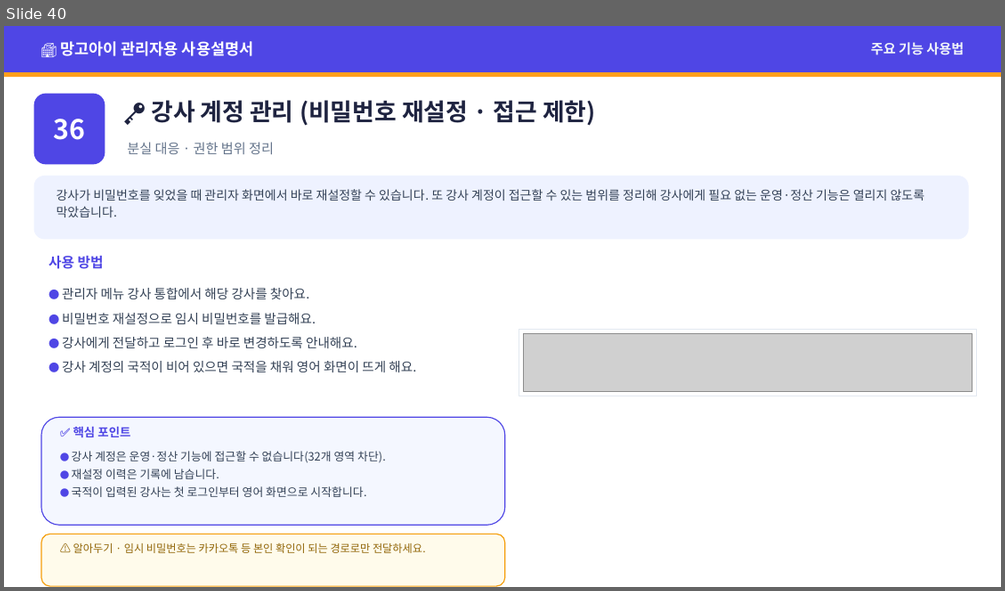
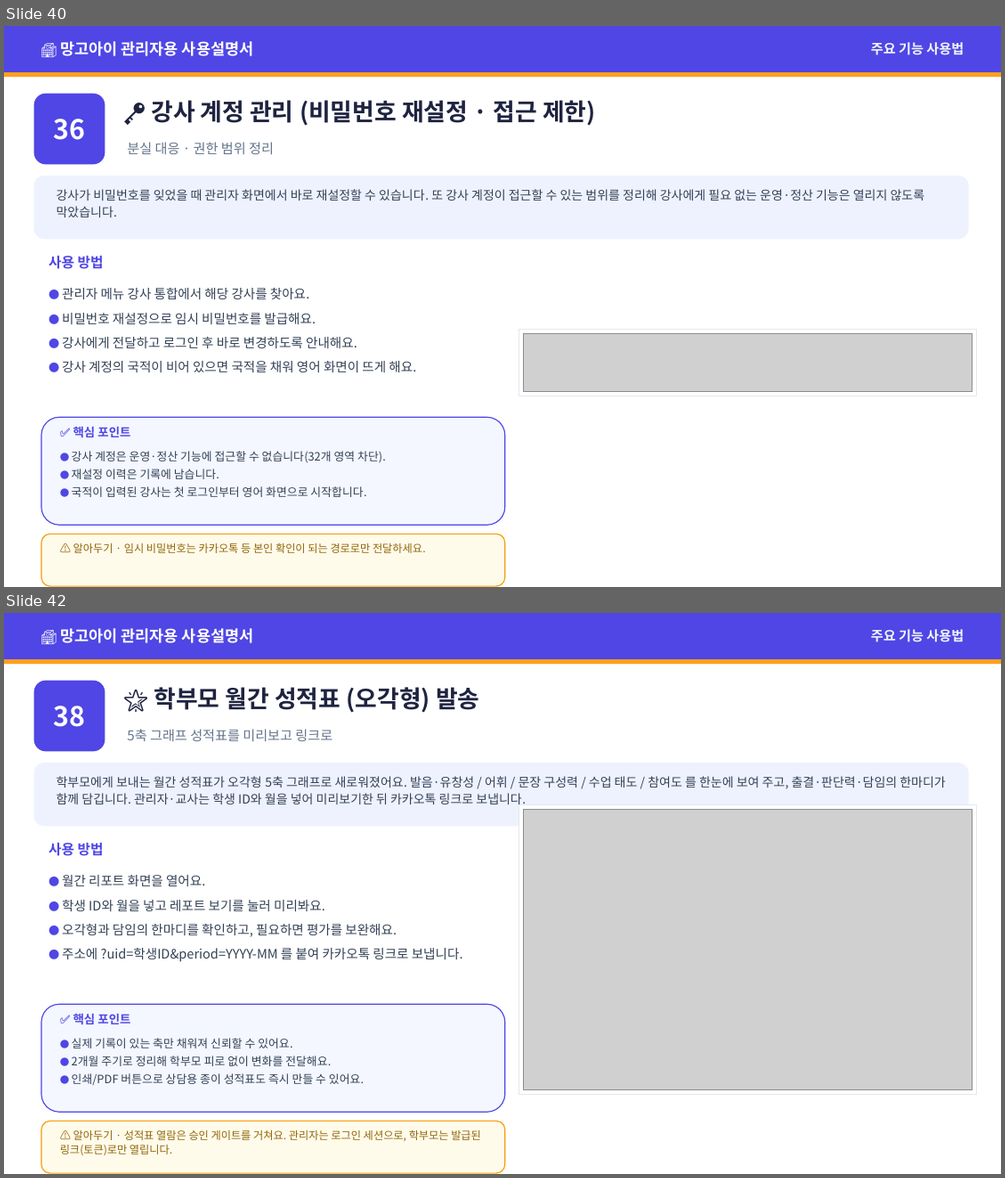
Before and after one commit to navy111p-sudo/mangoiweb, a slide deck: cloudflare-deploy/public/library/admin/admin-kr.pptx. Shown one above the other, each under a label of ours: slide 40 before the commit, slides 40 and 42 after it; the slides between them are not shown. The pictures are 1005x591 and 1005x1178 pixels, drawn with LibreOffice and Linux fonts; fonts in the diff are those of the drawing; grey boxes stand for pictures. Boxes give left, top, right and bottom in pixels: in the first picture for what was removed or moved away, otherwise in the second. Text is boxed around its words. In the diff, an @@ line names an element or a change of style, - is before the commit and + after.

```diff
--- a/cloudflare-deploy/public/library/admin/admin-kr.pptx
+++ b/cloudflare-deploy/public/library/admin/admin-kr.pptx
@@ slide 42 added at (x1=4, y1=613, x2=1001, y2=1174), background #FFFFFF @@
@@ rectangle added at (x1=4, y1=613, x2=1001, y2=659), fill #4F46E5 @@
@@ text added at (x1=60, y1=628, x2=253, y2=643), 15 pt, text #FFFFFF, bold @@
+🏫 망고아이 관리자용 사용설명서
@@ text added at (x1=871, y1=629, x2=963, y2=642), 13 pt, text #F1F5F9, bold @@
+주요 기능 사용법
@@ rectangle added at (x1=4, y1=659, x2=1001, y2=664), fill #FF9F1C @@
@@ rounded rectangle added at (x1=34, y1=681, x2=105, y2=751), fill #4F46E5 @@
@@ text added at (x1=154, y1=687, x2=479, y2=713), 23 pt, text #1E2340, bold @@
+🌟 학부모 월간 성적표 (오각형) 발송
@@ text added at (x1=54, y1=706, x2=86, y2=727), 26 pt, text #FFFFFF, bold @@
+38
@@ text added at (x1=127, y1=729, x2=332, y2=741), 13 pt, text #64748B @@
+5축 그래프 성적표를 미리보고 링크로
@@ rounded rectangle added at (x1=34, y1=763, x2=969, y2=826), fill #EEF2FF @@
@@ text added at (x1=57, y1=776, x2=945, y2=804), 12 pt, text #334155 @@
+학부모에게 보내는 월간 성적표가 오각형 5축 그래프로 새로워졌어요. 발음·유창성 / 어휘 / 문장 구성력 / 수업 태도 / 참여도 를 한눈에 보여 주고, 출결·판단력·담임의 한마디가 함께 담깁니다. 관리자·교사는 학생 ID와 월을 넣어 미리보기한 뒤 카카오톡 링크로 보냅니다.
@@ rectangle added at (x1=519, y1=804, x2=977, y2=1094), fill #FFFFFF, outline #E2E8F0 1 pt @@
@@ picture added at (x1=524, y1=809, x2=972, y2=1089) @@
@@ text added at (x1=48, y1=843, x2=104, y2=856), 13.5 pt, text #4F46E5, bold @@
+사용 방법
@@ text added at (x1=62, y1=875, x2=463, y2=962), 12.5 pt, text #334155 @@
+● 월간 리포트 화면을 열어요.
+● 학생 ID와 월을 넣고 레포트 보기를 눌러 미리봐요.
+● 오각형과 담임의 한마디를 확인하고, 필요하면 평가를 보완해요.
+● 주소에 ?uid=학생ID&period=YYYY-MM 를 붙여 카카오톡 링크로 보냅니다.
@@ rounded rectangle added at (x1=41, y1=1004, x2=505, y2=1111), fill #F4F7FF, outline #4F46E5 1 pt @@
@@ text added at (x1=73, y1=1013, x2=130, y2=1024), 11.5 pt, text #4F46E5, bold @@
+✅ 핵심 포인트
@@ text added at (x1=72, y1=1038, x2=364, y2=1085), 11 pt, text #334155 @@
+● 실제 기록이 있는 축만 채워져 신뢰할 수 있어요.
+● 2개월 주기로 정리해 학부모 피로 없이 변화를 전달해요.
+● 인쇄/PDF 버튼으로 상담용 종이 성적표도 즉시 만들 수 있어요.
@@ rounded rectangle added at (x1=41, y1=1121, x2=505, y2=1173), fill #FFFBEB, outline #F59E0B 1 pt @@
@@ text added at (x1=60, y1=1130, x2=481, y2=1156), 10.5 pt, text #92670A @@
+⚠️ 알아두기 · 성적표 열람은 승인 게이트를 거쳐요. 관리자는 로그인 세션으로, 학부모는 발급된 링크(토큰)로만 열립니다.
```
Also in this commit, not shown: 7 slides changed, 1 other slide added, 33 other files.
